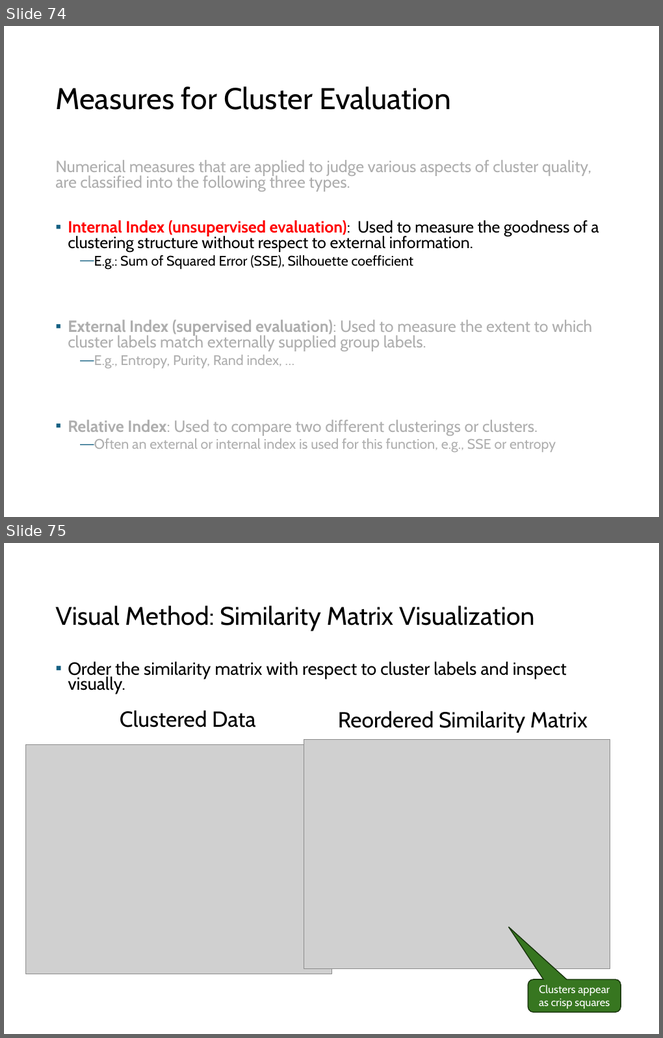
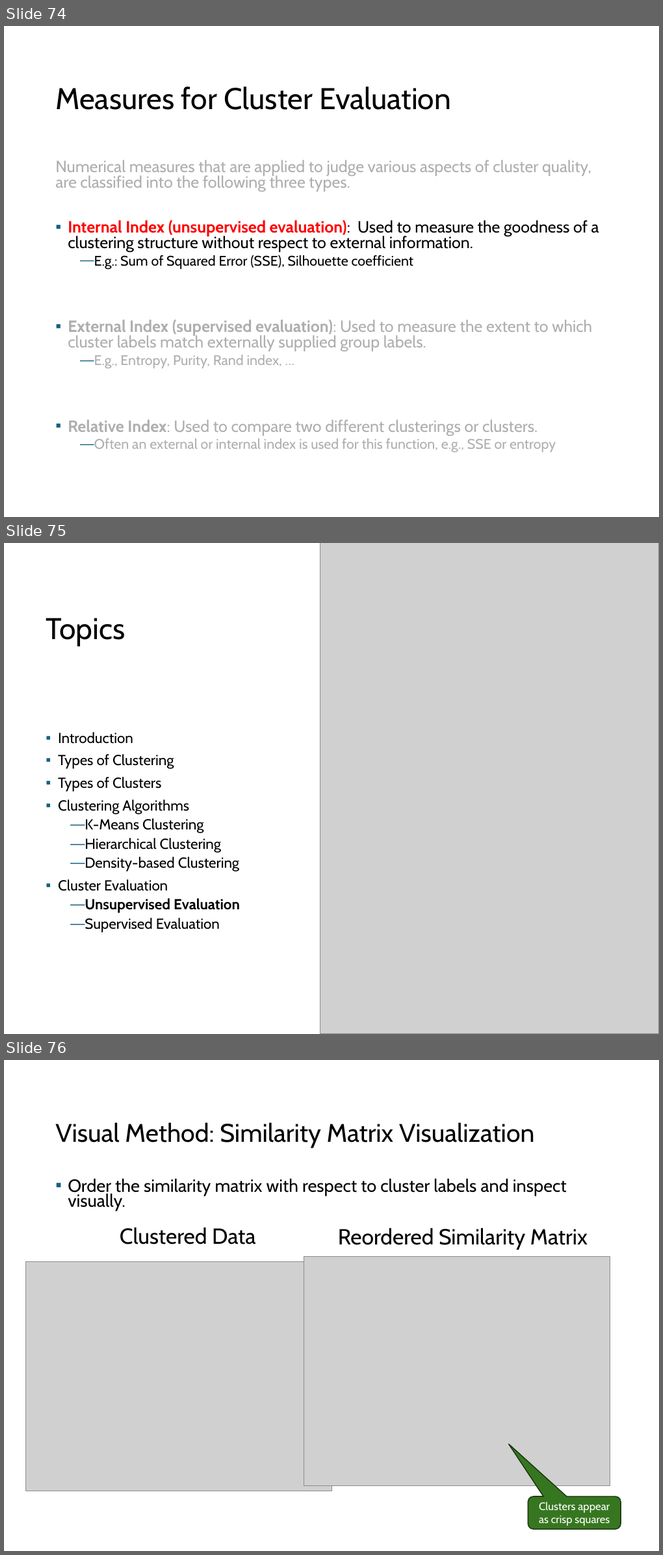
Before and after one commit to mhahsler/Introduction_to_Data_Mining_R_Examples, a slide deck: slides/chap7_basic_cluster_analysis.pptx. Shown one above the other, each under a label of ours: slides 74 and 75 before the commit, slides 74, 75 and 76 after it. The pictures are 663x1038 and 663x1555 pixels, drawn with LibreOffice and Linux fonts; fonts in the diff are those of the drawing; grey boxes stand for pictures. Boxes give left, top, right and bottom in pixels: in the first picture for what was removed or moved away, otherwise in the second. Text is boxed around its words. In the diff, an @@ line names an element or a change of style, - is before the commit and + after.

```diff
--- a/slides/chap7_basic_cluster_analysis.pptx
+++ b/slides/chap7_basic_cluster_analysis.pptx
@@ slide 75 added at [4, 543, 659, 1034], background #FFFFFF @@
@@ picture added at [320, 543, 659, 1034] @@
@@ title added at [46, 618, 125, 646], 33 pt, text #000000 @@
+Topics
@@ text added at [58, 732, 240, 932], 16 pt, text #000000 @@
+▪ Introduction
+▪ Types of Clustering
+▪ Types of Clusters
+▪ Clustering Algorithms
+  — K-Means Clustering
+  — Hierarchical Clustering
+  — Density-based Clustering
+▪ Cluster Evaluation
+  — Unsupervised Evaluation
+  — Supervised Evaluation
@@ what was slide 75 is now slide 76 @@
```
Also in this commit, not shown: 11 slides changed, 1 other slide added, 1 other file.
